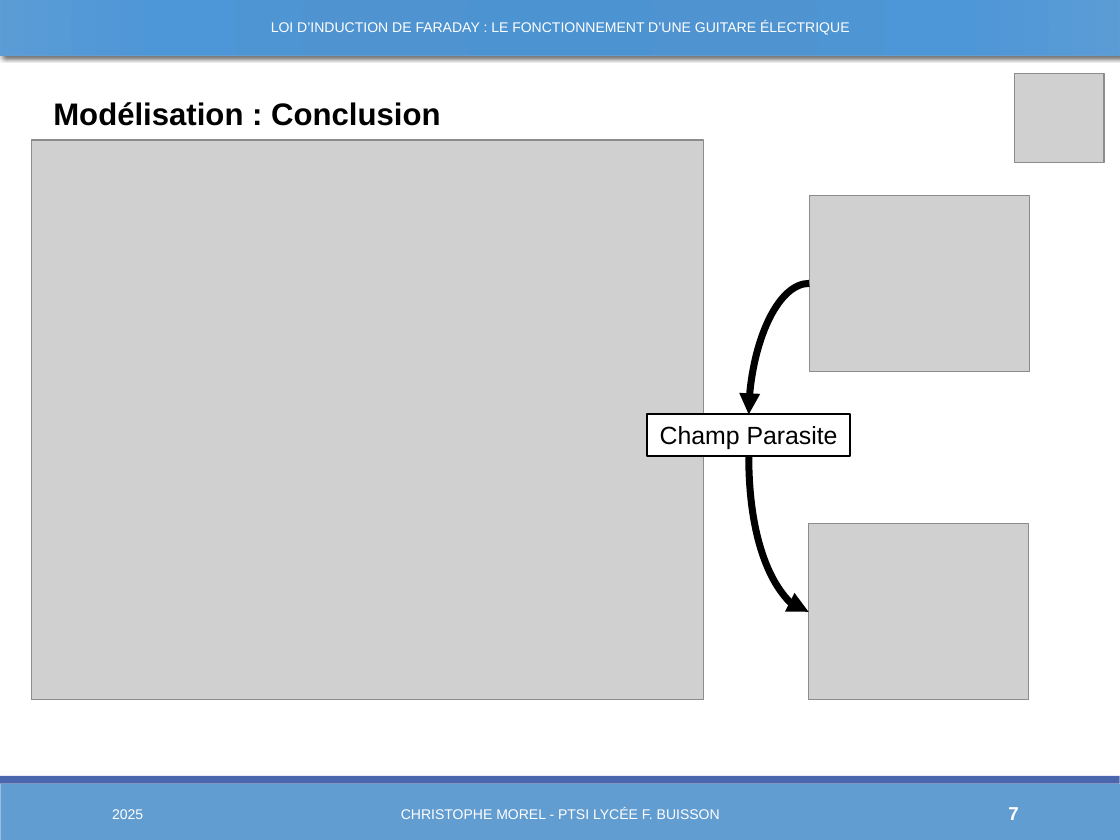
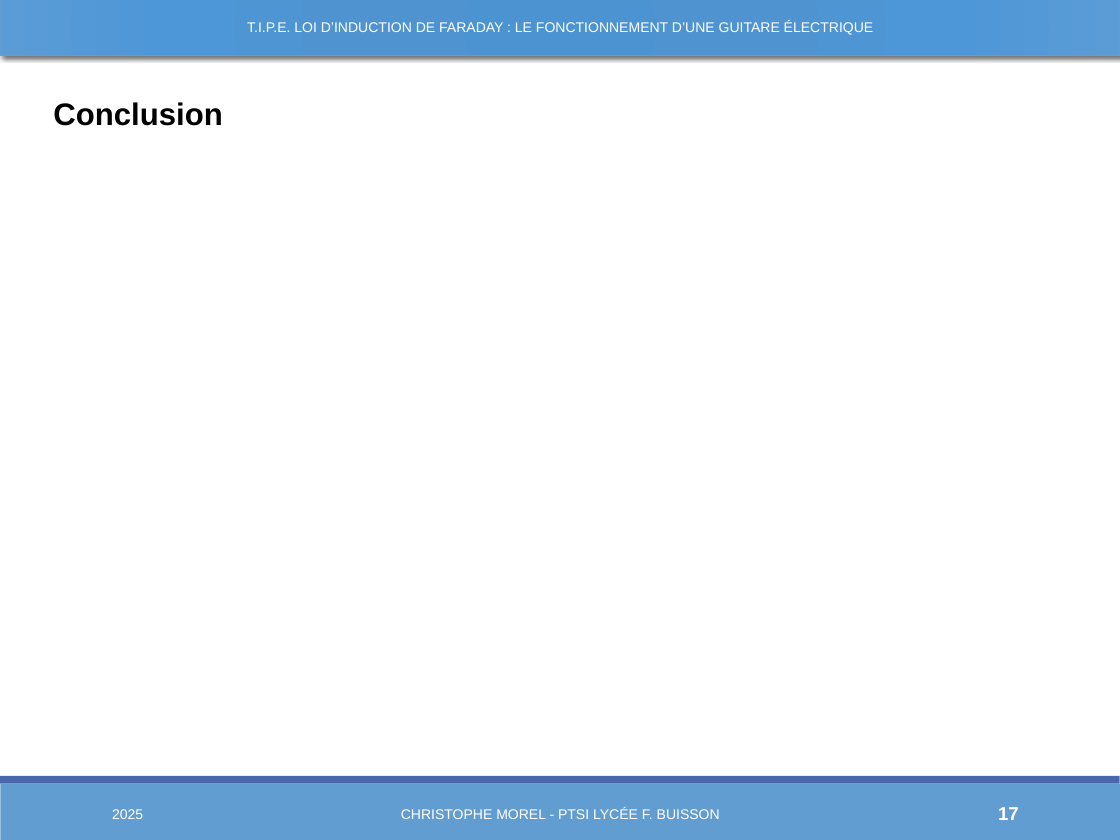
Before and after one commit to Chrismorel7/TIPE---Micro_guitare_elec, a slide deck: slide 17 of Views/Novembre.pptx (slide 7 before the commit). Drawn at 1120x840 pixels with LibreOffice and Linux fonts; fonts in the diff are those of the drawing; grey boxes stand for pictures. Boxes give left, top, right and bottom in pixels: in the first picture for what was removed or moved away, otherwise in the second. Text is boxed around its words. In the diff, an @@ line names an element or a change of style, - is before the commit and + after.

```diff
--- a/Views/Novembre.pptx
+++ b/Views/Novembre.pptx
@@ text at [247,21,874,35]: text changed @@
-LOI D’INDUCTION DE FARADAY : LE FONCTIONNEMENT D’UNE GUITARE ÉLECTRIQUE
+T.I.P.E. LOI D’INDUCTION DE FARADAY : LE FONCTIONNEMENT D’UNE GUITARE ÉLECTRIQUE
@@ picture removed at [1015,74,1104,162] @@
@@ text at [53,102,222,126]: text changed @@
-Modélisation : Conclusion
+Conclusion
@@ picture removed at [31,140,703,700] @@
@@ picture removed at [809,195,1029,371] @@
@@ curved arrow removed from (809, 283) to (748, 414) @@
@@ rectangle removed at [647,414,850,456] @@
-Champ Parasite
@@ curved arrow removed from (748, 456) to (809, 612) @@
@@ picture removed at [809,524,1029,700] @@
@@ page number at [998,807,1019,820]: text changed @@
-7
+17
```
Also in this commit, not shown: 10 other slides changed, 6 slides added, 34 other files.
